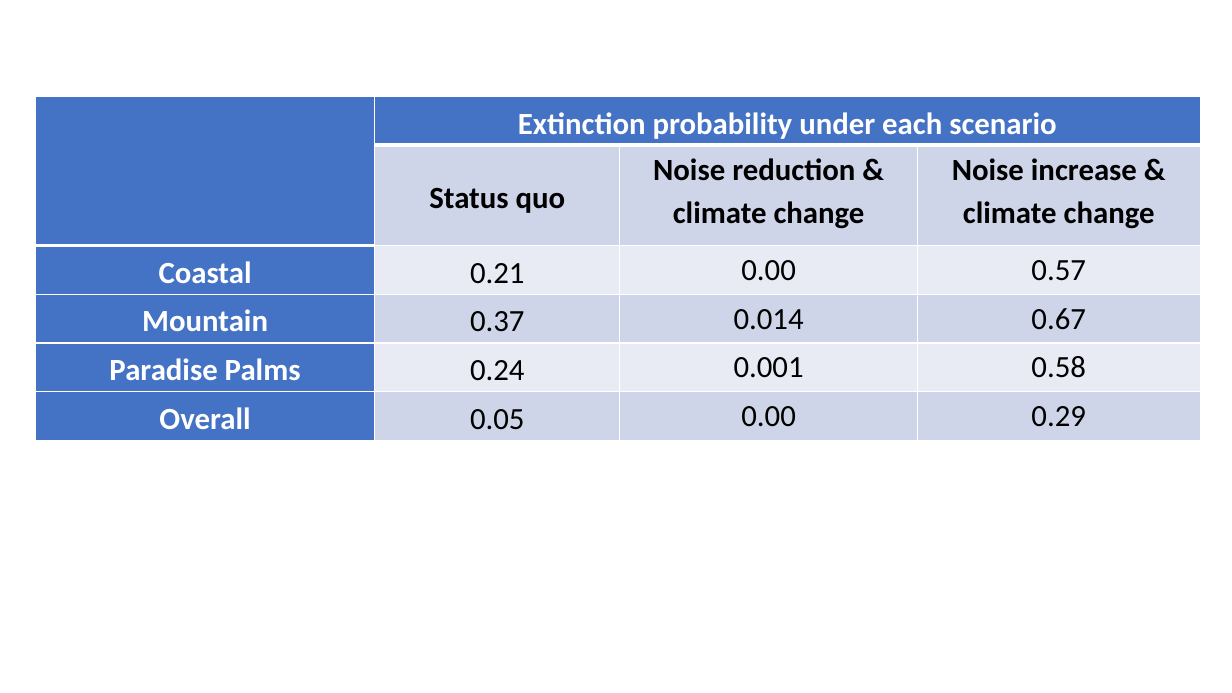
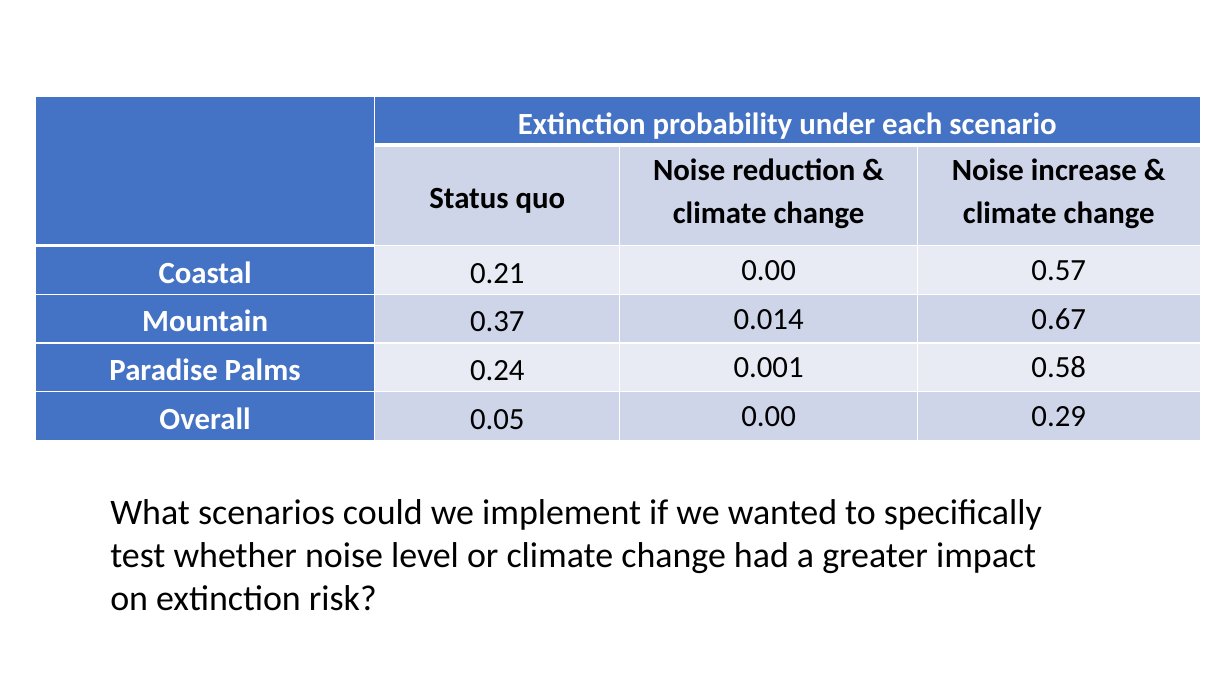
Before and after one commit to annamtucker/ssa-200, a slide deck: slide 20 of static/activities/activity-3.pptx (slide 16 before the commit). Drawn at 1232x693 pixels with LibreOffice and Linux fonts; fonts in the diff are those of the drawing; background and template pictures are left out. Boxes give left, top, right and bottom in pixels: in the first picture for what was removed or moved away, otherwise in the second. Text is boxed around its words. In the diff, an @@ line names an element or a change of style, - is before the commit and + after.

```diff
--- a/static/activities/activity-3.pptx
+++ b/static/activities/activity-3.pptx
@@ text added at [110, 499, 1042, 611], 28 pt, text #000000 @@
+What scenarios could we implement if we wanted to specifically test whether noise level or climate change had a greater impact on extinction risk?
```
Also in this commit, not shown: 6 other slides changed, 5 slides added, 1 slide removed, 8 other files.
